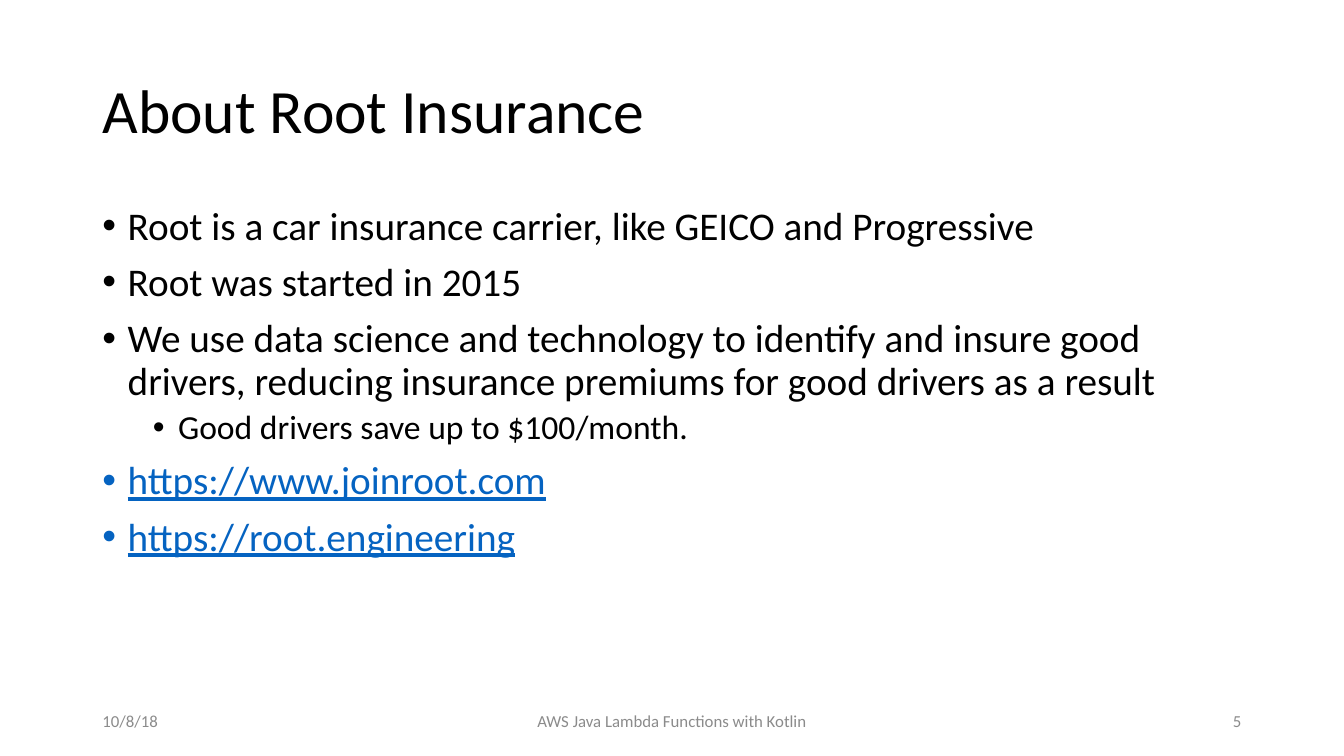
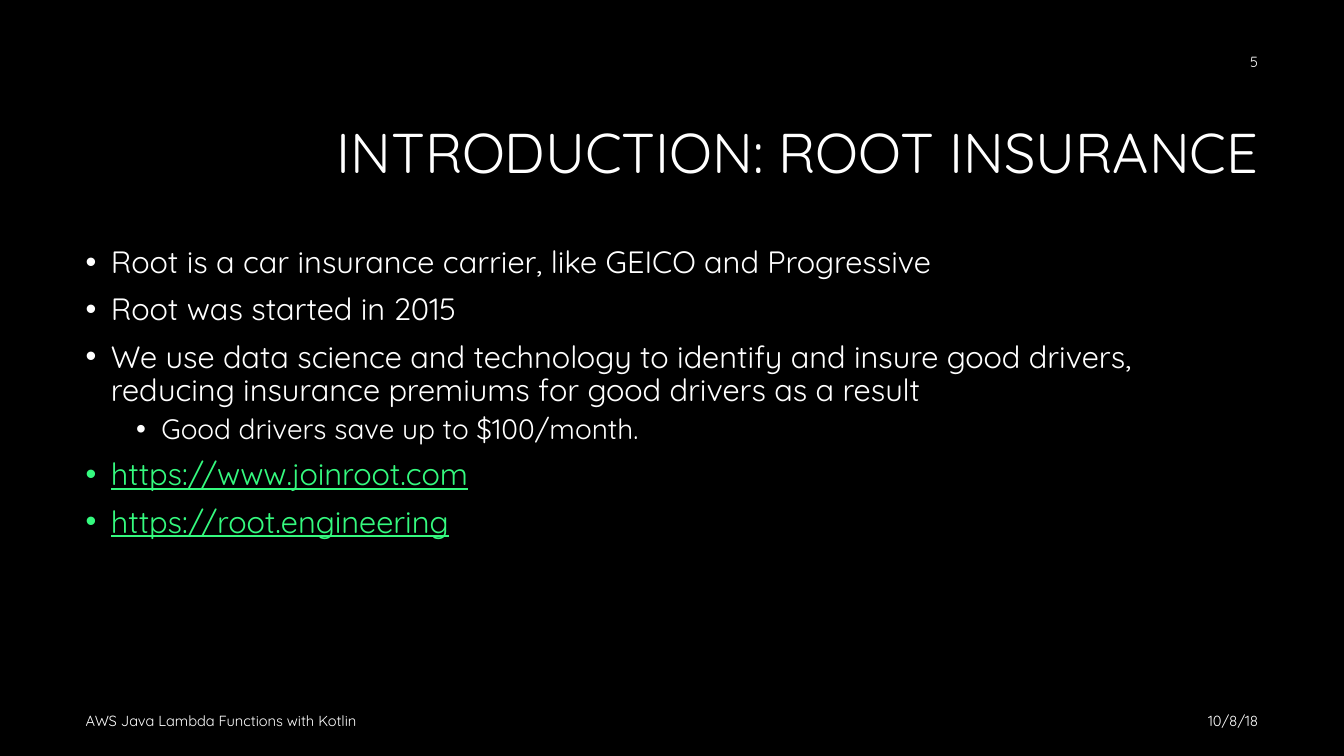
Before and after one commit to jkwuc89/Presentations, a slide deck: slide 5 of AWS Java Lambda Functions with Kotlin Ohio DevFest 2018.pptx. Drawn at 1344x756 pixels with LibreOffice and Linux fonts; fonts in the diff are those of the drawing; background and template pictures are left out. Boxes give left, top, right and bottom in pixels: in the first picture for what was removed or moved away, otherwise in the second. Text is boxed around its words. In the diff, an @@ line names an element or a change of style, - is before the commit and + after.

Commit message:
Updated theme

```diff
--- a/AWS Java Lambda Functions with Kotlin Ohio DevFest 2018.pptx
+++ b/AWS Java Lambda Functions with Kotlin Ohio DevFest 2018.pptx
@@ background #FFFFFF to #000000 @@
@@ page number: place and size @@
-page number at [1233,716,1241,727]
+page number at [1250,56,1258,67]
@@ page number at [1250,56,1258,67]: size 12 to 10.5 pt, font Calibri to Quicksand, text colour #8C8C8C to #FFFFFF @@
@@ title at [337,133,1258,174]: text changed; size 44 to 40 pt; font Calibri to Quicksand; text colour #000000 to #FFFFFF @@
-About Root Insurance
+INTRODUCTION: ROOT INSURANCE
@@ text "Root is a car insurance ...": place and size @@
-text "Root is a car insurance ..." at [128,212,1156,558]
+text "Root is a car insurance ..." at [111,250,1131,539]
@@ text "Root is a car insurance ..." at [111,250,1131,539]: size 28 to 22 pt in "Root is a car insurance carrier, like ...", "Root was started in 2015", "We use data science and technology to ...", "https://www.joinroot.com" and 1 more places; font Calibri to Quicksand; text colour #000000 to #FFFFFF in "Root is a car insurance carrier, like ...", "Root was started in 2015", "We use data science and technology to ...", "Good drivers save up to $100/month."; size 24 to 20 pt in "Good drivers save up to $100/month."; text colour #0563C1 to #35FA7F in "https://www.joinroot.com", "https://root.engineering" @@
@@ text "AWS Java Lambda Functions with ...": place and size @@
-text "AWS Java Lambda Functions with ..." at [537,715,806,727]
+text "AWS Java Lambda Functions with ..." at [86,715,356,726]
@@ text "AWS Java Lambda Functions with ..." at [86,715,356,726]: size 12 to 10.5 pt, font Calibri to Quicksand, text colour #8C8C8C to #FFFFFF; alignment centre to left @@
@@ text "10/8/18": place and size @@
-text "10/8/18" at [102,715,157,728]
+text "10/8/18" at [1208,714,1258,728]
@@ text "10/8/18" at [1208,714,1258,728]: size 12 to 10.5 pt, font Calibri to Quicksand, text colour #8C8C8C to #FFFFFF; alignment left to right @@
```
Also in this commit, not shown: 12 other slides changed.
